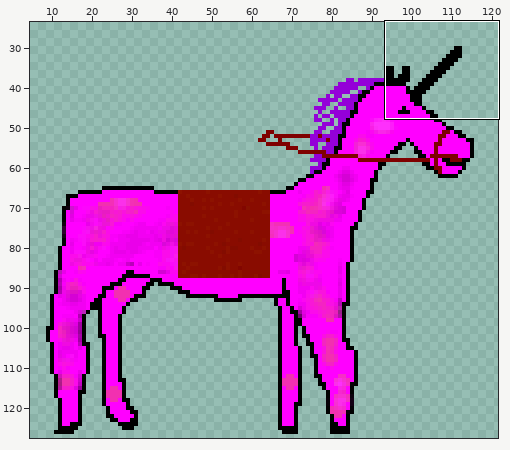
Two states of a sprite sheet, res/Einhorn_1.png. The first picture is a wide view before the edit; the outline marks the close-up.
Close-up. Before the edit:
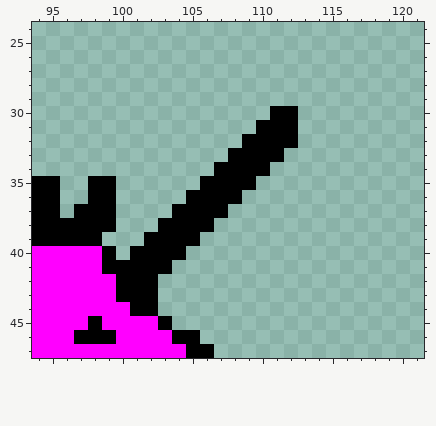
The file is 128x128 pixels. Colours within 5 levels of each other are drawn and written as one. Shown: x 94..121, y 24..47. The wide view leaves out empty margins.
After:
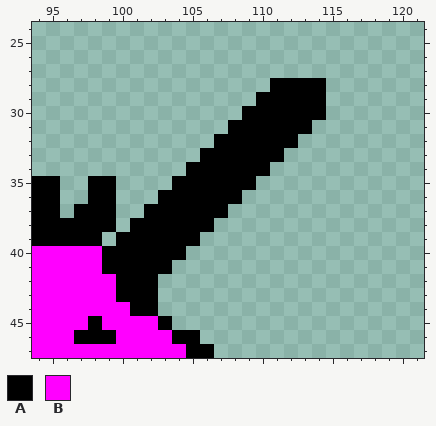
Palette (. is transparent): A #000000  B #ff00ff
Difference:
y 28: x 111..114 .... -> AAAA
y 29: x 110..114 ..... -> AAAAA
y 30: x 109..110 .. -> AA; x 113..114 .. -> AA
y 31: x 108..109 .. -> AA; x 113 . -> A
y 32: x 107..108 .. -> AA
y 33: x 106..107 .. -> AA
y 34: x 105..106 .. -> AA
y 35: x 104..105 .. -> AA
y 36: x 103..104 .. -> AA
y 37: x 102..103 .. -> AA
y 38: x 101..102 .. -> AA
y 39: x 100..101 .. -> AA
y 40: x 100 . -> A
Where, in picture pixels (left, top, right, bottom), the same in both close-ups:
added: (116, 78, 326, 260)
